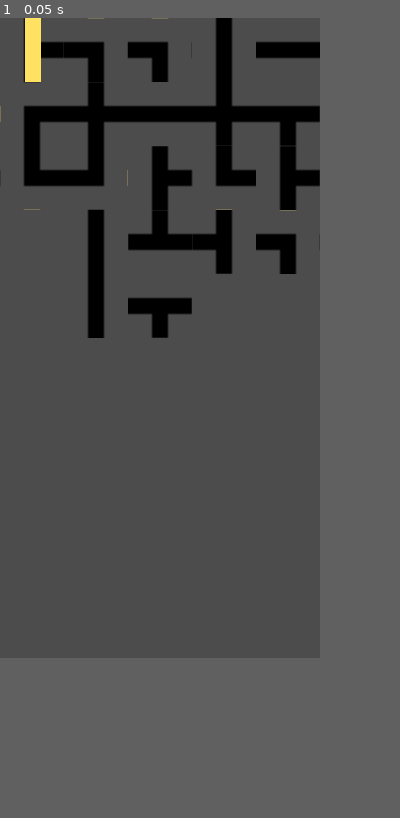
Above: before the commit, frame 1.
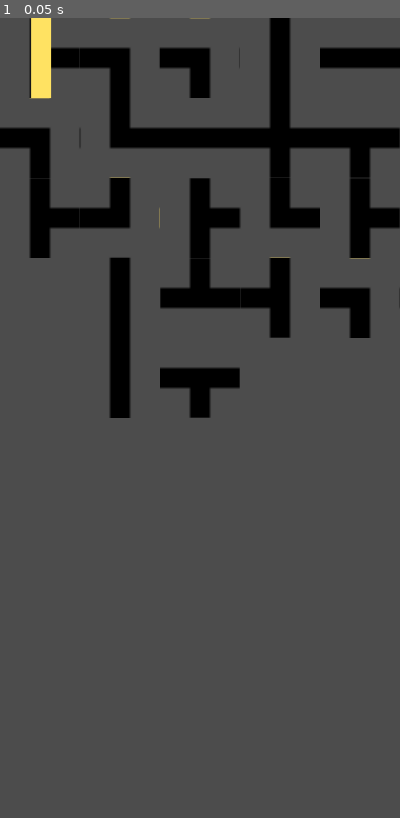
Above: after the commit, the same moment.

Repository: jojva/ld48
Game: Godot game, scene res://Main.tscn
Same seed, same stepped clock (60 frames per second), same inputs: the game is played once before the commit and once after it.
Inputs:
- Up to frame 1 (0.05 s): no input
The window is 320x640 before the commit and 400x800 after it. Grey fills any space a smaller window leaves; there, only what the larger window draws over its background counts as a difference.

The runs differ from the first frame. In frame 1, 17% of the frame differs, in the area x 0-100%, y 0-50%.

Commit message:
Functional circuit bis

Diff:
--- a/Circuit.gd
+++ b/Circuit.gd
@@ -1,10 +1,4 @@
 extends TileMap
-
-
-# Declare member variables here. Examples:
-# var a = 2
-# var b = "text"
-
 
 signal tile_clicked(pos)
 
@@ -17,11 +11,6 @@
 }
 
 
-# Called when the node enters the scene tree for the first time.
-func _ready():
-	pass # Replace with function body.
-
-
 func _input(e):
 	if e is InputEventMouseButton \
 	and e.button_index == BUTTON_LEFT \
@@ -29,5 +18,3 @@
 		var pos = world_to_map(to_local(e.position))
 		if (get_cellv(pos) in [CircuitTile.Plus, CircuitTile.Tee]):
 			emit_signal("tile_clicked", pos)
-		emit_signal("tile_clicked_everything", pos)
-		#set_cellv(pos, (get_cellv(pos) + 1) % 4)
--- a/Light.gd
+++ b/Light.gd
@@ -1,14 +1,5 @@
 extends TileMap
 
-
-# Declare member variables here. Examples:
-# var a = 2
-# var b = "text"
-
-
-# Called when the node enters the scene tree for the first time.
-func _ready():
-	pass # Replace with function body.
 
 func update_cell(x, y, branches):
 	var bits = 0
--- a/Main.gd
+++ b/Main.gd
@@ -1,9 +1,9 @@
 extends Node2D
 
-
-# Declare member variables here. Examples:
-# var a = 2
-# var b = "text"
+const ROWS = 5
+const COLS = 20
+const START_X = 0
+const START_Y = 0
 
 enum Directions {
 	RIGHT,
@@ -18,24 +18,15 @@
 	Vector2(-1, 0),
 	Vector2(0, 1),
 ]
-# Called when the node enters the scene tree for the first time.
-func _ready():
-	update_light()
 
 
-# Called every frame. 'delta' is the elapsed time since the previous frame.
-#func _process(delta):
-#	pass
+const light_input = [
+	[true, true, true, true], # Plus
+	[true, true, true, false], # Tee T
+	[false, false, true, true], # Elbow L
+	[true, false, true, false], # Straight -
+]
 
-const ROWS = 5
-const COLS = 20
-const START_X = 0
-const START_Y = 0
-
-func step(pos, direction):
-	var new_pos = pos + directions_vec[direction]
-	new_pos.x = int(new_pos.x + COLS) % COLS
-	return new_pos
 
 const light_output = [
 	[Directions.RIGHT, Directions.UP, Directions.LEFT, Directions.DOWN], # Plus
@@ -53,15 +44,36 @@
 		[Directions.UP, Directions.RIGHT, Directions.DOWN, Directions.LEFT], # Plus
 		[-1, Directions.RIGHT, Directions.DOWN, -1],  # Tee T
 	],
-
 ]
 
-const light_input = [
-	[true, true, true, true], # Plus
-	[true, true, true, false], # Tee T
-	[false, false, true, true], # Elbow L
-	[true, false, true, false], # Straight -
-]
+
+# Called when the node enters the scene tree for the first time.
+func _ready():
+	update_light()
+
+
+func _on_Mirrors_updated_mirrors():
+	update_light()
+
+
+func update_light():
+	var tile_light = {}
+	for r in range(ROWS):
+		for c in range(COLS):
+			tile_light[Vector2(c, r)] = [false, false, false, false]
+	var direction = Directions.DOWN
+	var pos = Vector2(START_X, START_Y)
+	while direction != -1 and pos.y >= 0 and pos.y < ROWS:
+		var res = propagate_light(pos, direction)
+		tile_light[pos][(direction + 2) % 4] = res[0]
+		direction = res[1]
+		if direction != -1:
+			tile_light[pos][direction] = true
+		pos = step(pos, direction)
+	for r in range(ROWS):
+		for c in range(COLS):
+			$Light.update_cell(c, r, tile_light[Vector2(c, r)])
+
 
 func propagate_light(pos, direction):
 	var tile_type = $Circuit.get_cellv(pos)
@@ -87,24 +99,8 @@
 		 out_direction
 	]
 
-func update_light():
-	var tile_light = {}
-	for r in range(ROWS):
-		for c in range(COLS):
-			tile_light[Vector2(c, r)] = [false, false, false, false]
-	var direction = Directions.DOWN
-	var pos = Vector2(START_X, START_Y)
-	while direction != -1:
-		var res = propagate_light(pos, direction)
-		tile_light[pos][(direction + 2) % 4] = res[0]
-		direction = res[1]
-		if direction != -1:
-			tile_light[pos][direction] = true
-		pos = step(pos, direction)
-	for r in range(ROWS):
-		for c in range(COLS):
-			$Light.update_cell(c, r, tile_light[Vector2(c, r)])
 
-
-func _on_Mirrors_updated_mirrors():
-	update_light()
+func step(pos, direction):
+	var new_pos = pos + directions_vec[direction]
+	new_pos.x = int(new_pos.x + COLS) % COLS
+	return new_pos
--- a/Main.tscn
+++ b/Main.tscn
@@ -308,7 +308,7 @@
 0/z_index = 0
 
 [node name="Node2D" type="Node2D"]
-scale = Vector2( 2, 2 )
+scale = Vector2( 4, 4 )
 script = ExtResource( 3 )
 
 [node name="Circuit" type="TileMap" parent="."]
@@ -316,7 +316,7 @@
 cell_size = Vector2( 32, 32 )
 collision_layer = 7
 format = 1
-tile_data = PoolIntArray( 0, -1073741823, 0, 1, 1610612738, 0, 2, 1610612738, 0, 3, -1610612733, 0, 4, 3, 0, 5, 3, 0, 6, 3, 0, 7, 3, 0, 8, 3, 0, 9, 3, 0, 10, 3, 0, 11, 3, 0, 12, 3, 0, 13, 3, 0, 14, 3, 0, 15, 3, 0, 16, 3, 0, 17, 3, 0, 18, 3, 0, 19, 3, 0, 65536, -1610612734, 0, 65537, 1610612736, 0, 65538, 3, 0, 65539, 0, 0, 65540, 1, 0, 65541, -1610612735, 0, 131072, 2, 0, 131073, -1073741822, 0, 131074, -10 …(567 unchanged characters)…
+tile_data = PoolIntArray( 0, -1073741823, 0, 1, 1610612738, 0, 2, 1610612738, 0, 3, -1610612733, 0, 4, 3, 0, 5, -1610612734, 0, 6, 3, 0, 7, 3, 0, 8, 1610612738, 0, 9, 3, 0, 10, 3, 0, 11, 3, 0, 12, 3, 0, 13, 3, 0, 14, 3, 0, 15, 3, 0, 16, 3, 0, 17, 3, 0, 18, 3, 0, 19, 3, 0, 65536, 1610612738, 0, 65537, 2, 0, 65538, 3, 0, 65539, 0, 0, 65540, 1, 0, 65541, -1610612735, 0, 65544, 2, 0, 65545, 3, 0, 65546, 3, 0, 65547, 3, 0, 65548, 3, 0, 65549, 3, 0, 65550, 3, 0, 65551, 3, 0, 65552, 3, 0, 65553, 3, 0, 65554, 3, 0, 65555, 3, 0, 131072, -1073741823, 0, 131073, -1073741822, 0, 131074, -10 …(567 unchanged characters)…
 script = ExtResource( 5 )
 
 [node name="Light" type="TileMap" parent="."]
--- a/Mirrors.gd
+++ b/Mirrors.gd
@@ -1,14 +1,6 @@
 extends TileMap
 
-
-# Declare member variables here. Examples:
-# var a = 2
-# var b = "text"
 signal updated_mirrors
-
-# Called when the node enters the scene tree for the first time.
-func _ready():
-	pass # Replace with function body.
 
 
 func _on_Circuit_tile_clicked(pos):
@@ -24,6 +16,7 @@
 			set_cellv(pos, -1)
 	emit_signal("updated_mirrors")
 
+
 func get_mirror_state(pos):
 	var mirror_present = get_cellv(pos) == 0
 	var mirror_flip = is_cell_x_flipped(pos.x, pos.y)
--- a/project.godot
+++ b/project.godot
@@ -16,8 +16,8 @@
 
 [display]
 
-window/size/width=320
-window/size/height=640
+window/size/width=640
+window/size/height=1280
 window/stretch/aspect="keep"
 
 [physics]
